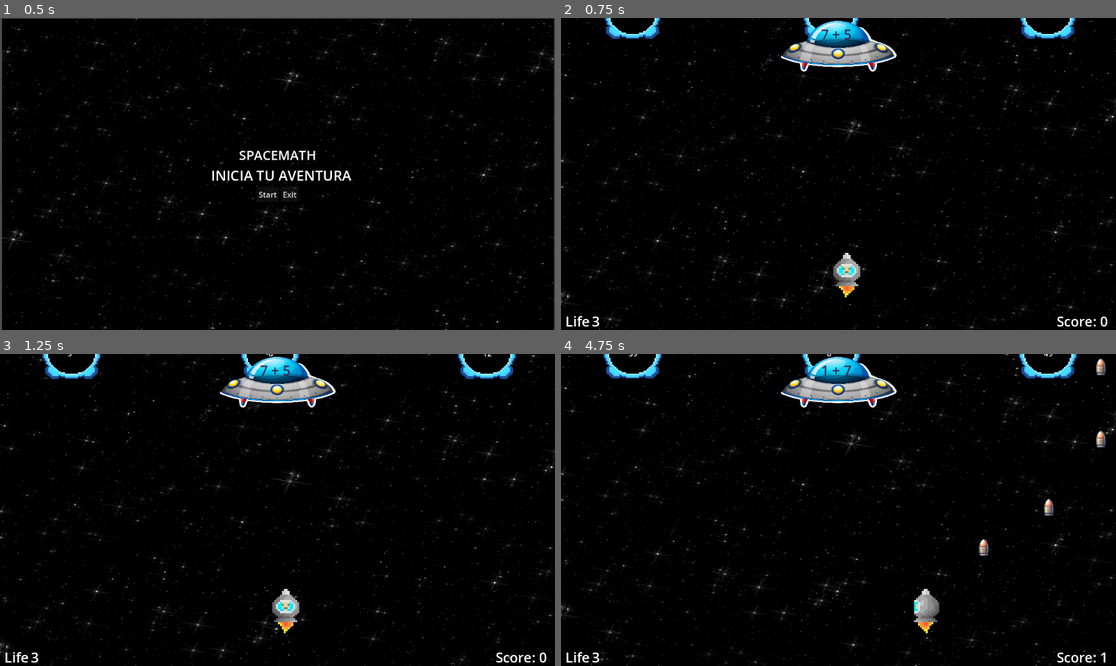
Above: before the commit, frames 1-4 (two rows, left to right).
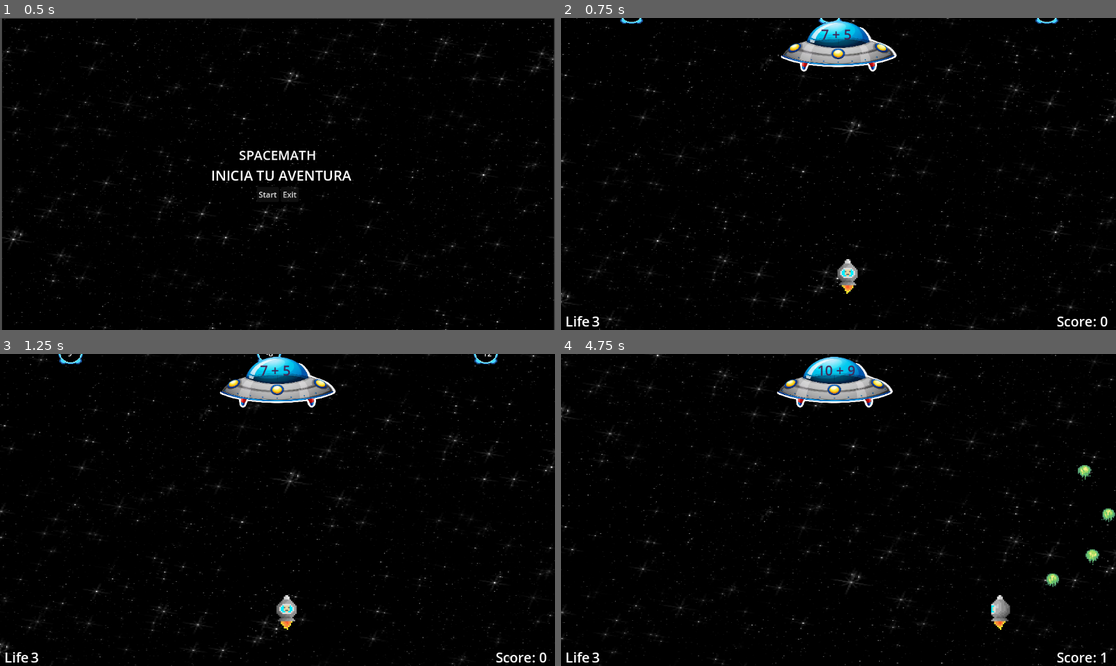
Above: after the commit, the same moments.

Repository: Keeeff9/math-kid
Game: Godot game, scene res://Scenes/menu.tscn
Two runs of this game, one before a commit and one after it. Both use one fixed random seed, a clock stepped at 60 frames per second and the inputs below.
Inputs:
- Up to frame 1 (0.5 s): no input
- Up to frame 2 (0.75 s): click "Start" at 0.5 s
- Up to frame 3 (1.25 s): no input
- Up to frame 4 (4.75 s): tap Enter (ui_accept) at 1.25, 1.35, 1.52, 1.82, 2.1, 2.27, 2.57, 2.85, 3.6, 3.77, 4.07, 4.35, 4.52 s; hold Right (ui_right) 1.28-2.03 s; hold Left (ui_left) 2.03-2.78 s; hold Right (ui_right) 2.78-4.28 s; hold Left (ui_left) from 4.28 s (still down)

Frame 1 is identical in both runs. In frame 2, 1.2% of the frame differs, in the area x 7-93%, y 0-90%; in frame 3, 1.2%; in frame 4, 5.6%, in the area x 0-100%, y 0-100%.

Commit message:
Se corrigen proporciones en los actores, se optimiza el codigo de player, se elimina la velocidad del background

Diff:
--- a/SpaceMath/v.0.2.0/Main_World/world.tscn
+++ b/SpaceMath/v.0.2.0/Main_World/world.tscn
@@ -31,6 +31,7 @@
 position = Vector2(0, 2)
 
 [node name="Jugador" parent="." instance=ExtResource("4_glumr")]
+position = Vector2(595, 537)
 
 [node name="TimerEnemy" type="Timer" parent="."]
 wait_time = 3.5
--- a/SpaceMath/v.0.2.0/Scenes/bullet.tscn
+++ b/SpaceMath/v.0.2.0/Scenes/bullet.tscn
@@ -1,27 +1,65 @@
-[gd_scene load_steps=4 format=3 uid="uid://c10r3cywv801g"]
+[gd_scene load_steps=9 format=3 uid="uid://c10r3cywv801g"]
 
 [ext_resource type="Script" path="res://Scripts/bullet.gd" id="1_2fa23"]
-[ext_resource type="Texture2D" uid="uid://cqu8vfmnineqi" path="res://Assets/bullet1.png" id="2_5e3ey"]
+[ext_resource type="Texture2D" uid="uid://bm4432xsxipcr" path="res://Assets/Green Effect and Bullet 16x16.png" id="2_hmuuh"]
+
+[sub_resource type="AtlasTexture" id="AtlasTexture_floex"]
+atlas = ExtResource("2_hmuuh")
+region = Rect2(224, 32, 16, 16)
+
+[sub_resource type="AtlasTexture" id="AtlasTexture_ndvx3"]
+atlas = ExtResource("2_hmuuh")
+region = Rect2(240, 32, 16, 16)
+
+[sub_resource type="AtlasTexture" id="AtlasTexture_t7uqb"]
+atlas = ExtResource("2_hmuuh")
+region = Rect2(256, 32, 16, 16)
+
+[sub_resource type="AtlasTexture" id="AtlasTexture_n3b3i"]
+atlas = ExtResource("2_hmuuh")
+region = Rect2(272, 32, 16, 16)
+
+[sub_resource type="SpriteFrames" id="SpriteFrames_3qhqn"]
+animations = [{
+"frames": [{
+"duration": 1.0,
+"texture": SubResource("AtlasTexture_floex")
+}, {
+"duration": 1.0,
+"texture": SubResource("AtlasTexture_ndvx3")
+}, {
+"duration": 1.0,
+"texture": SubResource("AtlasTexture_t7uqb")
+}, {
+"duration": 1.0,
+"texture": SubResource("AtlasTexture_n3b3i")
+}],
+"loop": true,
+"name": &"idle",
+"speed": 9.0
+}]
 
 [sub_resource type="RectangleShape2D" id="RectangleShape2D_7485h"]
-size = Vector2(15, 31.5)
+size = Vector2(21, 27)
 
 [node name="Node2D" type="Node2D"]
 
 [node name="Bullet" type="Area2D" parent="."]
 script = ExtResource("1_2fa23")
 
-[node name="Sprite2D" type="Sprite2D" parent="Bullet"]
-position = Vector2(4.76837e-07, -4.76837e-07)
-scale = Vector2(0.0824123, 0.069397)
-texture = ExtResource("2_5e3ey")
+[node name="AnimatedSprite2D" type="AnimatedSprite2D" parent="Bullet"]
+texture_filter = 1
+rotation = 3.14159
+scale = Vector2(2, 2)
+sprite_frames = SubResource("SpriteFrames_3qhqn")
+animation = &"idle"
+frame_progress = 0.824967
 
 [node name="CollisionShape2D" type="CollisionShape2D" parent="Bullet"]
-position = Vector2(-0.5, 1.75)
+position = Vector2(-0.5, -3.5)
 shape = SubResource("RectangleShape2D_7485h")
 
 [node name="VisibleOnScreenNotifier2D" type="VisibleOnScreenNotifier2D" parent="Bullet"]
-position = Vector2(2, -5)
 
 [connection signal="area_entered" from="Bullet" to="Bullet" method="_on_area_entered"]
 [connection signal="screen_exited" from="Bullet/VisibleOnScreenNotifier2D" to="Bullet" method="_on_visible_on_screen_notifier_2d_screen_exited"]
--- a/SpaceMath/v.0.2.0/Scenes/enemy.tscn
+++ b/SpaceMath/v.0.2.0/Scenes/enemy.tscn
@@ -4,19 +4,18 @@
 [ext_resource type="Texture2D" uid="uid://2plqxvmm5j68" path="res://Assets/asteroidEnemy.png" id="2_v2jxc"]
 
 [sub_resource type="CircleShape2D" id="CircleShape2D_soeuh"]
-radius = 72.0625
+radius = 23.0217
 
 [node name="Enemy" type="Area2D" groups=["enemy"]]
 position = Vector2(1, 0)
 script = ExtResource("1_nrcwp")
 
 [node name="Sprite2D" type="Sprite2D" parent="."]
-position = Vector2(1, -1)
-scale = Vector2(2.9375, 2.6875)
+scale = Vector2(1.25, 1.09375)
 texture = ExtResource("2_v2jxc")
 
 [node name="CollisionShape2D" type="CollisionShape2D" parent="."]
-position = Vector2(4, -1)
+texture_filter = 1
 shape = SubResource("CircleShape2D_soeuh")
 
 [node name="VisibleOnScreenEnabler2D" type="VisibleOnScreenEnabler2D" parent="."]
--- a/SpaceMath/v.0.2.0/Scenes/player.tscn
+++ b/SpaceMath/v.0.2.0/Scenes/player.tscn
@@ -27,6 +27,10 @@
 atlas = ExtResource("2_h6vvi")
 region = Rect2(48, 0, 16, 24)
 
+[sub_resource type="AtlasTexture" id="AtlasTexture_c6v6j"]
+atlas = ExtResource("2_h6vvi")
+region = Rect2(48, 24, 16, 24)
+
 [sub_resource type="AtlasTexture" id="AtlasTexture_kmpgj"]
 atlas = ExtResource("2_h6vvi")
 region = Rect2(64, 0, 16, 24)
@@ -52,7 +56,7 @@
 }],
 "loop": true,
 "name": &"idle",
-"speed": 8.0
+"speed": 6.0
 }, {
 "frames": [{
 "duration": 1.0,
@@ -62,6 +66,9 @@
 "texture": SubResource("AtlasTexture_byvga")
 }, {
 "duration": 1.0,
+"texture": SubResource("AtlasTexture_c6v6j")
+}, {
+"duration": 1.0,
 "texture": SubResource("AtlasTexture_kmpgj")
 }, {
 "duration": 1.0,
@@ -69,23 +76,23 @@
 }],
 "loop": false,
 "name": &"move",
-"speed": 12.0
+"speed": 10.0
 }]
 
 [sub_resource type="RectangleShape2D" id="RectangleShape2D_chtxl"]
-size = Vector2(58, 63)
+size = Vector2(10, 18.75)
 
 [node name="Jugador" type="CharacterBody2D" groups=["player_group"]]
 position = Vector2(592, 477)
 script = ExtResource("1_mex3r")
 
 [node name="AnimatedSprite2D" type="AnimatedSprite2D" parent="."]
-position = Vector2(1, 57)
-scale = Vector2(4.04688, 3.8125)
+scale = Vector2(3, 3)
 sprite_frames = SubResource("SpriteFrames_abxrg")
-animation = &"idle"
+animation = &"move"
 autoplay = "idle"
 
 [node name="CollisionShape2D" type="CollisionShape2D" parent="."]
-position = Vector2(2, 46.5)
+position = Vector2(0, -5.875)
+scale = Vector2(3, 3)
 shape = SubResource("RectangleShape2D_chtxl")
--- a/SpaceMath/v.0.2.0/Scripts/bullet.gd
+++ b/SpaceMath/v.0.2.0/Scripts/bullet.gd
@@ -1,12 +1,16 @@
 extends Area2D
-var speed := 500
+var speed := 300
 @onready var bullet: Area2D = $"."
+@onready var animated_sprite: AnimatedSprite2D =  $AnimatedSprite2D
+
 ##Hola mundo
 
 
 # Called when the node enters the scene tree for the first time.
 func _ready() -> void:
 	pass # Replace with function body.
+	animated_sprite.play("idle")
+
 
 func _process(delta: float) -> void:
 	position.y -= speed * delta
--- a/SpaceMath/v.0.2.0/Scripts/player.gd
+++ b/SpaceMath/v.0.2.0/Scripts/player.gd
@@ -1,58 +1,54 @@
 extends CharacterBody2D
 
-const SPEED = 810
+const SPEED = 500
 
-var bullet_scene := load("res://Scenes/bullet.tscn")
+var bullet_scene: PackedScene = load("res://Scenes/bullet.tscn")
 @onready var animation: AnimatedSprite2D = $AnimatedSprite2D
-var conteo = 0
+@onready var parent_node := get_parent() # Para gestionar correctamente las balas
 
-# Variable para saber si la animación está activa
-var is_moving = false
-
+var conteo: int = 0
+var is_moving: bool = false  # Si el jugador está en movimiento
 
 func _physics_process(delta: float) -> void:
-	movimientopersonaje()
-	disparo()
+	movimientopersonaje(delta)
+	if Input.is_action_just_pressed("ui_accept"):
+		disparo()
 
-	move_and_slide()
+	move_and_slide()  # Movimiento del personaje
 
-func disparo():
-	if Input.is_action_just_released("ui_accept"):
-		var bullet = bullet_scene.instantiate()
-		bullet.global_position = self.global_position
-		conteo += 1
-		if conteo == 5:
-			print("5 disparos")
-		get_tree().root.add_child(bullet)
+# Función para disparar balas
+func disparo() -> void:
+	var bullet = bullet_scene.instantiate()
+	bullet.global_position = global_position  # Posición del jugador
+	parent_node.add_child(bullet)  # Se añade al nodo padre (más seguro que al root)
 
-# Función colisiones con objetos
+	conteo += 1
+	if conteo % 5 == 0:  # Mensaje cada 5 disparos
+		print("5 disparos realizados")
+
+# Función para gestionar el movimiento del personaje
+func movimientopersonaje(delta: float) -> void:
+	var direction: float = Input.get_axis("ui_left", "ui_right")  # Valor entre -1 y 1
+	velocity.x = direction * SPEED  # Aplicamos velocidad directamente
+
+	if direction != 0:
+		actualizar_animacion(true, direction < 0)  # Movimiento activo
+	else:
+		actualizar_animacion(false)  # Estado idle
+
+# Función auxiliar para actualizar las animaciones
+func actualizar_animacion(moving: bool, flip: bool = false) -> void:
+	if moving:
+		animation.flip_h = flip
+		if not is_moving:
+			animation.play("move")  # Reproducir animación de movimiento
+			is_moving = true
+	else:
+		if is_moving:
+			animation.play("idle")  # Volver a la animación idle
+			is_moving = false
+
+# Detecta colisiones con objetos en el grupo "Colisiones"
 func _on_area_2d_body_entered(body: Node2D) -> void:
 	if body.is_in_group("Colisiones"):
-		pass
-
-# Función moverPersonaje
-func movimientopersonaje():
-	var direction1 := Input.get_axis("ui_left", "ui_right")
-
-	# Si se está moviendo a la derecha
-	if Input.is_action_pressed("ui_right"):
-		animation.flip_h = false
-		velocity.x = SPEED
-		if not is_moving: # Reproducir solo si no estaba en movimiento
-			animation.play("move")
-			is_moving = true
-
-	# Si se está moviendo a la izquierda
-	elif Input.is_action_pressed("ui_left"):
-		animation.flip_h = true
-		velocity.x = -SPEED
-		if not is_moving: # Reproducir solo si no estaba en movimiento
-			animation.play("move")
-			is_moving = true
-
-	# Si no se está moviendo
-	else:
-		velocity.x = move_toward(velocity.x, 0, SPEED)
-		if is_moving: # Volver a idle si estaba en movimiento
-			animation.play("idle")
-			is_moving = false
+		print("Colisión detectada con:", body.name)
--- a/SpaceMath/v.0.2.0/Scripts/world.gd
+++ b/SpaceMath/v.0.2.0/Scripts/world.gd
@@ -16,7 +16,6 @@
 # Called every frame. 'delta' is the elapsed time since the previous frame.
 func _process(delta: float) -> void:
 	moveBackground()
-	_on_timer_timeout()
 
 #Mover el escenario
 func moveBackground():
@@ -51,11 +50,6 @@
 
 
 #Velocidad del escenario a los tiros/asteroides
-func _on_timer_timeout() -> void:
-	if jugador.conteo == 5:
-		velocity += 2.0
-		print("Velocidad: ",velocity)
-		jugador.conteo = 0
 
 #crear el enemigo cada cierto tiempo
 func _on_timer_enemy_timeout() -> void:
Binary file added: SpaceMath/v.0.2.0/Assets/Green Effect and Bullet 16x16.png
Not shown, added: SpaceMath/v.0.2.0/Assets/Green Effect and Bullet 16x16.png.import
Not shown: 1 places in SpaceMath/v.0.2.0/Scenes/player.tscn that only renumber resources
